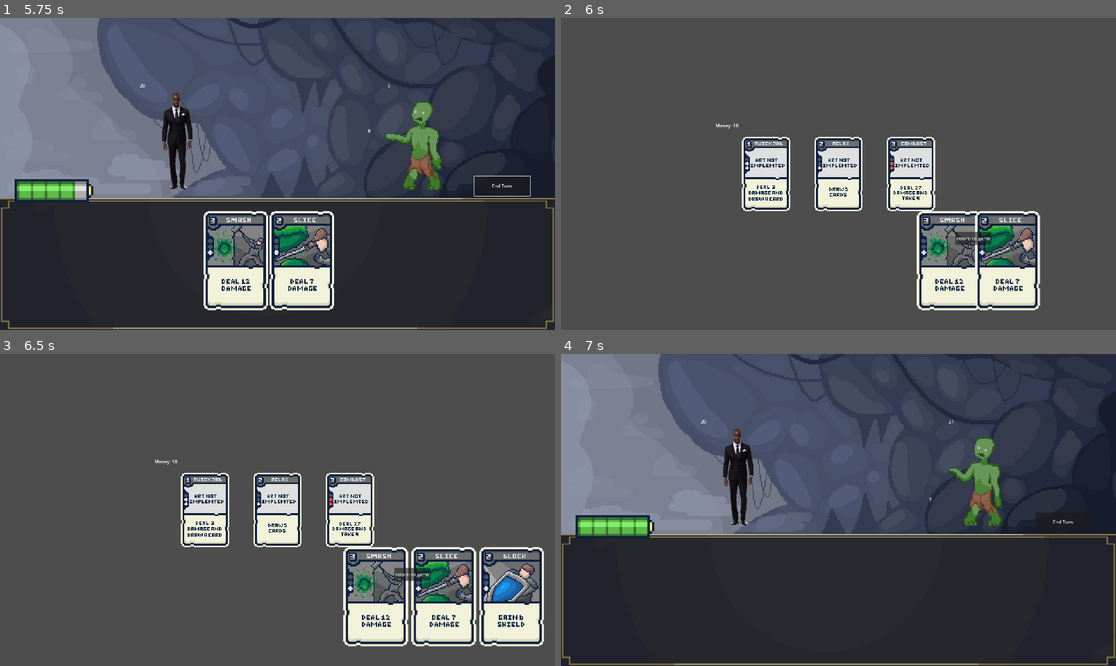
Above: before the commit, frames 1-4 (two rows, left to right).
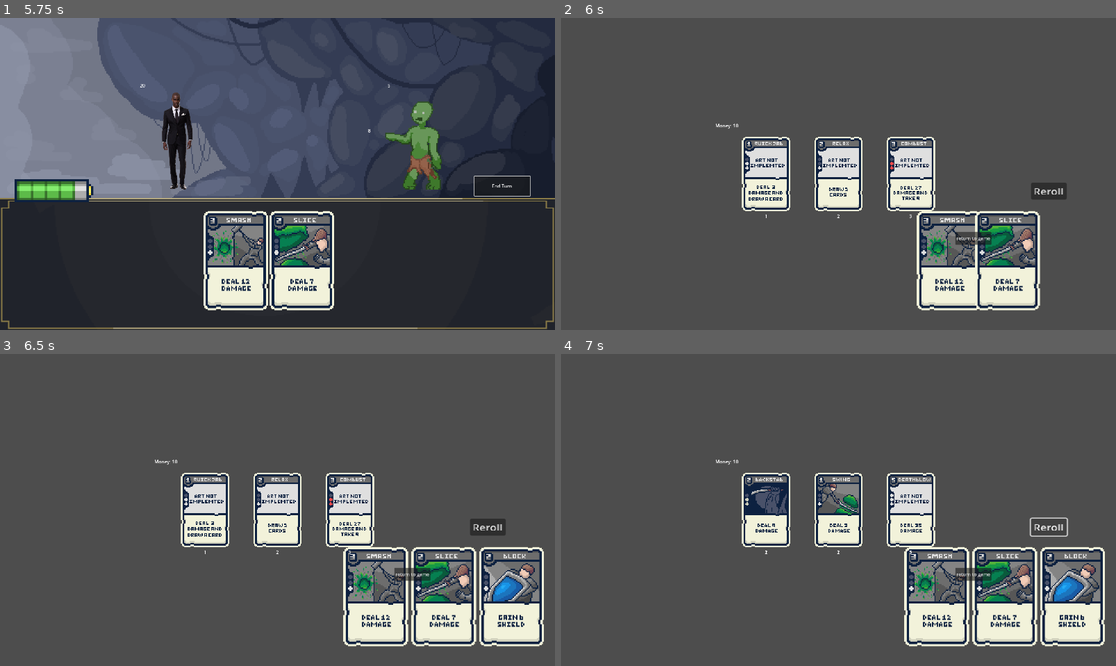
Above: after the commit, the same moments.

Repository: Fredeblok0912/Card_game
Game: Godot game, scene res://menu.tscn
Same seed, same stepped clock (60 frames per second), same inputs: the game is played once before the commit and once after it.
Inputs (mouse positions are in pixels of both pictures, inside the frame that each line leads up to):
- Up to frame 1 (5.75 s): click (155, 270) at 0.5 s; click "End Turn" at 1.25 s; move the mouse to (166, 261) at 2.02 s; hold Up (ui_up) 2.03-3.53 s; click (166, 261) at 2.17 s; move the mouse to (177, 261) at 2.77 s; click (177, 261) at 2.92 s; move the mouse to (210, 261) at 3.52 s; hold Down (ui_down) from 3.53 s (still down); click (210, 261) at 3.67 s; move the mouse to (244, 261) at 4.27 s; click (244, 261) at 4.42 s; tap Enter at 5 s; move the mouse to (310, 261) at 5.02 s; click (310, 261) at 5.17 s
- Up to frame 2 (6 s): move the mouse to (860, 261) at 5.77 s; release Down (ui_down) at 5.78 s; hold Up (ui_up) from 5.78 s (still down); click (860, 261) at 5.92 s
- Up to frame 3 (6.5 s): keep holding Up (ui_up)
- Up to frame 4 (7 s): release Up (ui_up) at 6.5 s; click "return to game" (after the commit: "Reroll") at 6.5 s

Frame 1 is identical in both runs. In frame 2, 0.3% of the frame differs, in the area x 36-92%, y 52-65%; in frame 3, 0.3%; in frame 4, 89%, in the area x 0-100%, y 0-100%.

Commit message:
Working rerolls and price display

Diff:
--- a/shop.gd
+++ b/shop.gd
@@ -1,5 +1,6 @@
 extends Node2D
 @onready var label: Label = $Label
+var rerolls = 1
 
 func _ready():
 	display_cards()
@@ -72,6 +73,18 @@
 		collision.position = Vector2.ZERO
 		card.add_child(collision)
 
+		var sprite_size = card_sprite.texture.get_size() * card_sprite.scale  # Vector2
+
+		var price_label := Label.new()
+		price_label.text = str(Cardlist.card_database[card_id].get("cost"))
+		price_label.horizontal_alignment = HORIZONTAL_ALIGNMENT_CENTER
+		price_label.size_flags_horizontal = Control.SIZE_FILL
+		price_label.size = Vector2(sprite_size.x, 20)# grrr jeg fucking hader
+		price_label.position = Vector2(-sprite_size.x / 2, sprite_size.y / 2 + 5)
+
+		card.add_child(price_label)
+
+
 
 		card.input_event.connect(func(_viewport, event, _shape_idx):
 			if event is InputEventMouseButton and event.pressed and event.button_index == MOUSE_BUTTON_LEFT and player.money > Cardlist.card_database[card_id].get("cost"):
@@ -89,3 +102,10 @@
 	Enemycode.Scale_difficulty()
 	Enemycode.load_enemy()
 	Gamecode.gamestart()
+
+
+func _on_button2_pressed() -> void:
+	if player.money > rerolls:
+		player.money -= rerolls
+		display_cards()
+		rerolls += 1
--- a/shop.tscn
+++ b/shop.tscn
@@ -27,4 +27,14 @@
 offset_right = -358.0
 offset_bottom = -121.0
 
+[node name="Button" type="Button" parent="Label"]
+layout_mode = 0
+offset_left = 1092.0
+offset_top = 209.0
+offset_right = 1100.0
+offset_bottom = 217.0
+scale = Vector2(2.28844, 1.8948)
+text = "Reroll"
+
 [connection signal="pressed" from="Button" to="." method="_on_button_pressed"]
+[connection signal="pressed" from="Label/Button" to="." method="_on_button2_pressed"]
